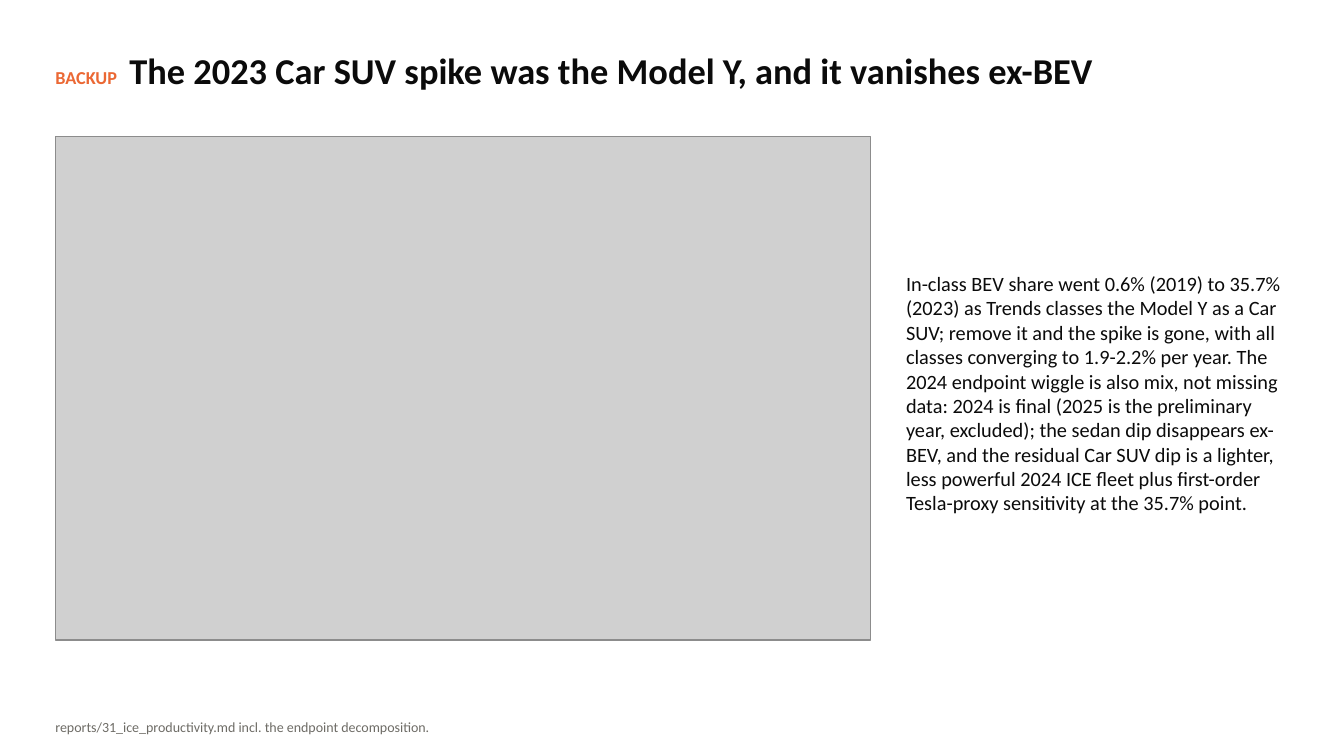
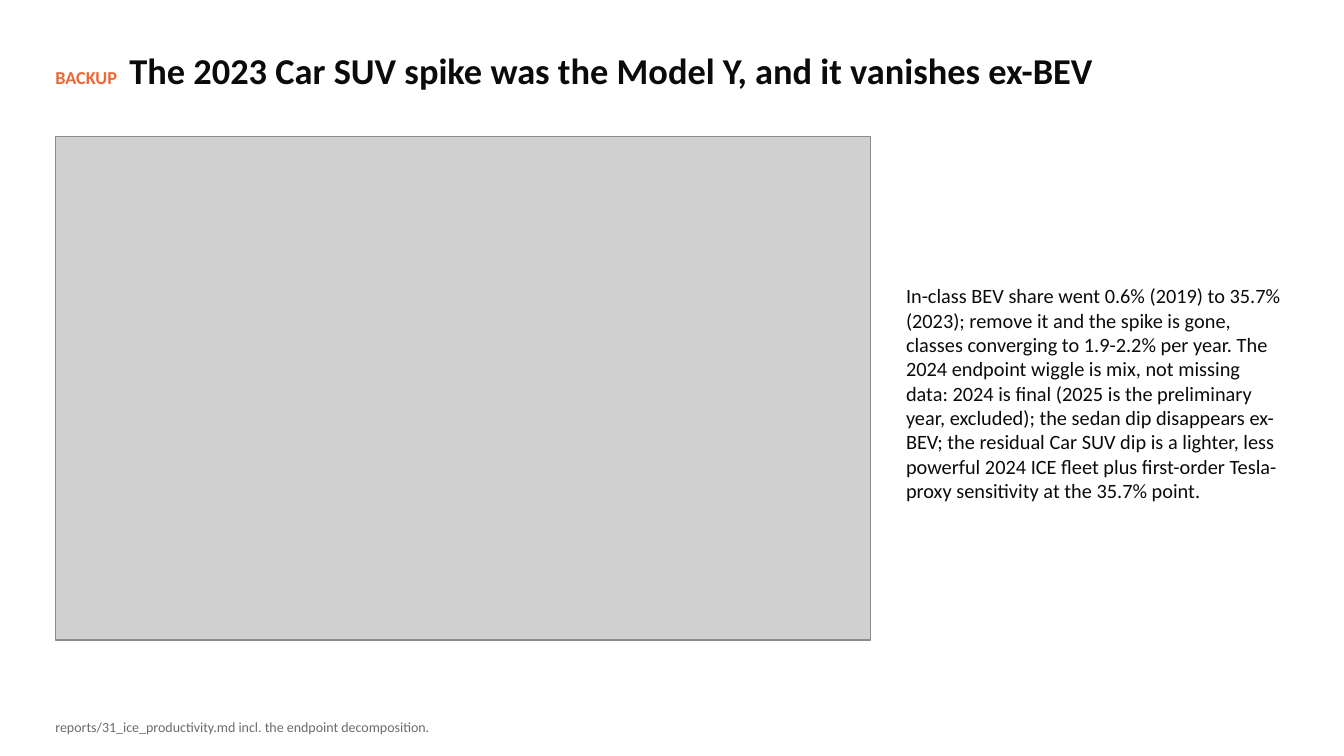
Before and after one commit to SCherwonik/OS3180, a slide deck: slide 28 of MPG Prediction Deck.pptx (slide 24 before the commit). Drawn at 1344x756 pixels with LibreOffice and Linux fonts; fonts in the diff are those of the drawing; grey boxes stand for pictures. Boxes give left, top, right and bottom in pixels: in the first picture for what was removed or moved away, otherwise in the second. Text is boxed around its words. In the diff, an @@ line names an element or a change of style, - is before the commit and + after.

```diff
--- a/MPG Prediction Deck.pptx
+++ b/MPG Prediction Deck.pptx
@@ text at (x1=906, y1=288, x2=1281, y2=502): text changed @@
-In-class BEV share went 0.6% (2019) to 35.7% (2023) as Trends classes the Model Y as a Car SUV; remove it and the spike is gone, with all classes converging to 1.9-2.2% per year. The 2024 endpoint wiggle is also mix, not missing data: 2024 is final (2025 is the preliminary year, excluded); the sedan dip disappears ex-BEV, and the residual Car SUV dip is a lighter, less powerful 2024 ICE fleet plus first-order Tesla-proxy sensitivity at the 35.7% point.
+In-class BEV share went 0.6% (2019) to 35.7% (2023); remove it and the spike is gone, classes converging to 1.9-2.2% per year. The 2024 endpoint wiggle is mix, not missing data: 2024 is final (2025 is the preliminary year, excluded); the sedan dip disappears ex-BEV; the residual Car SUV dip is a lighter, less powerful 2024 ICE fleet plus first-order Tesla-proxy sensitivity at the 35.7% point.
```
Also in this commit, not shown: 20 other slides changed, 7 slides added, 3 slides removed, 3 other files.
